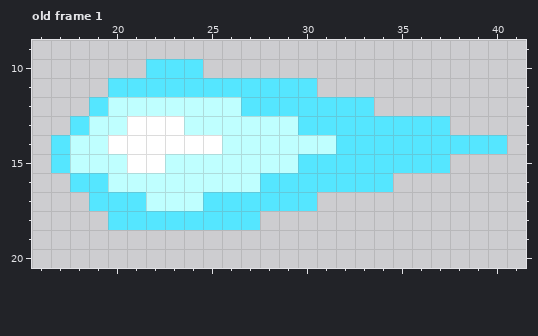
Pixel-art file -- Main Build/Art/Ghost Fireball.aseprite. Above, as it was before the edit.
32x16 pixels, 2 frames. Shown: old frame 1: x 16..41, y 9..20. The old version is drawn lined up with the new one, on the new canvas. The commit also changed other frames, which this record leaves out.
Now the later version:
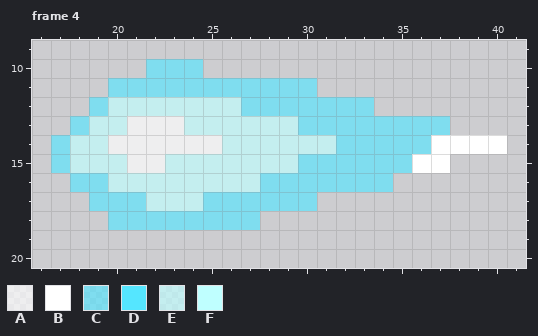
Palette (. is transparent): A #ffffffa6  B #ffffff  C #55e6ffa6  D #55e6ff  E #bfffffa6  F #bfffff
A new or re-ordered frame is compared with the old frame closest to it.
From old to new:
canvas 32x16 -> 44x32, the old top-left corner now at 12,7
frames 2 -> 9
Changed rows in their new state; - is an unchanged pixel.
Frame 4 is new; against old frame 1:
first column x 17:
10 -----CCC----------------
11 ---CCCCCCCCCCC----------
12 --CEEEEEEECCCCCCC-------
13 -CEEAAAEEEEEECCCCCCCC---
14 CEEAAAAAAEEEEEECCCCCBBBB
15 CEEEAAEEEEEEECCCCCCBB---
16 -CCEEEEEEEECCCCCCC------
17 --CCCEEECCCCCC----------
18 ---CCCCCCCC-------------
Pixel boxes of the changes (left, top, right, bottom) in both pictures:
changed: (51, 59, 507, 230)
